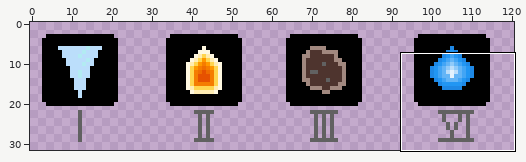
File history of a sprite sheet, CS3113 Assignment 1/Assets/Sprites/spellmap.png. The first picture is a wide view before the edit; the outline marks the close-up.
Close-up. The starting point:
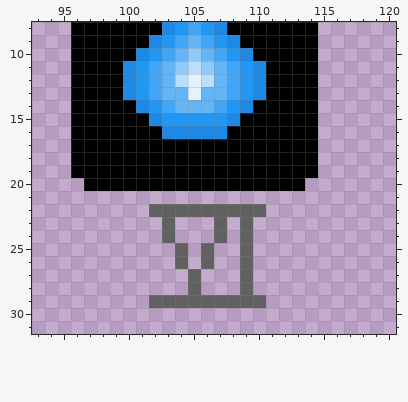
The file is 128x32 pixels. Shown: x 93..120, y 8..31. The wide view leaves out empty margins.
The result:
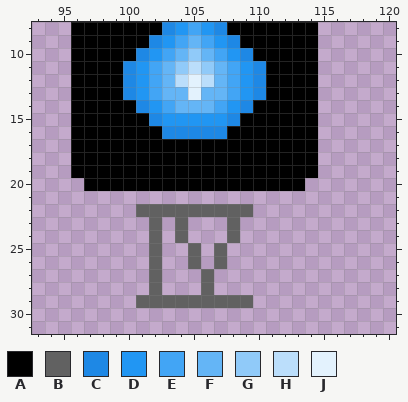
Palette (. is transparent): A #000000  B #616161  C #1e88e5  D #2196f3  E #42a5f5  F #64b5f6  G #90caf9  H #bbdefb  J #e3f2fd
Edits made:
Colour B is added in row 22 at x 101; in rows 23 to 24 at x 102, 104 and 108; in rows 25 to 26 at x 102, 105 and 107; in rows 27 to 28 at x 102 and 106; in row 29 at x 101.
The author cleared colour B in row 22 at x 110; in rows 23 to 24 at x 103, 107 and 109; in rows 25 to 26 at x 104, 106 and 109; in rows 27 to 28 at x 105 and 109; in row 29 at x 110.
Where, in picture pixels (left, top, right, bottom), the same in both close-ups:
changed: (136, 204, 266, 308)
